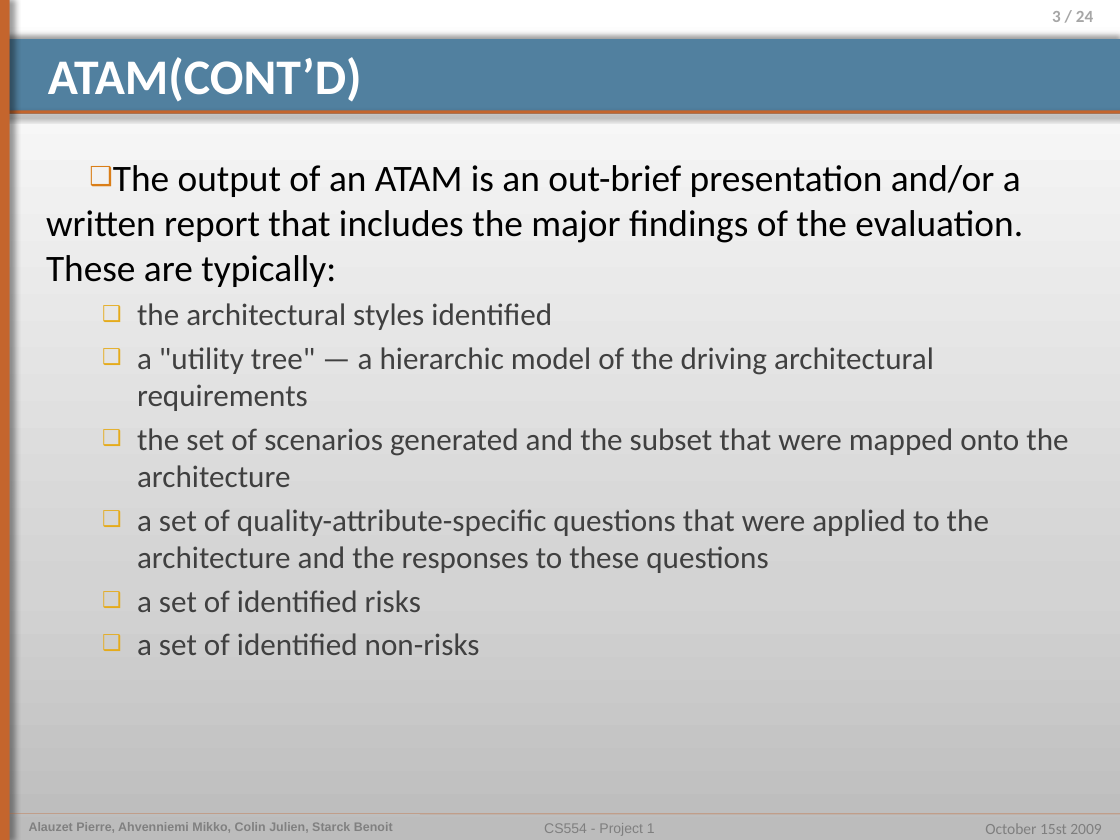
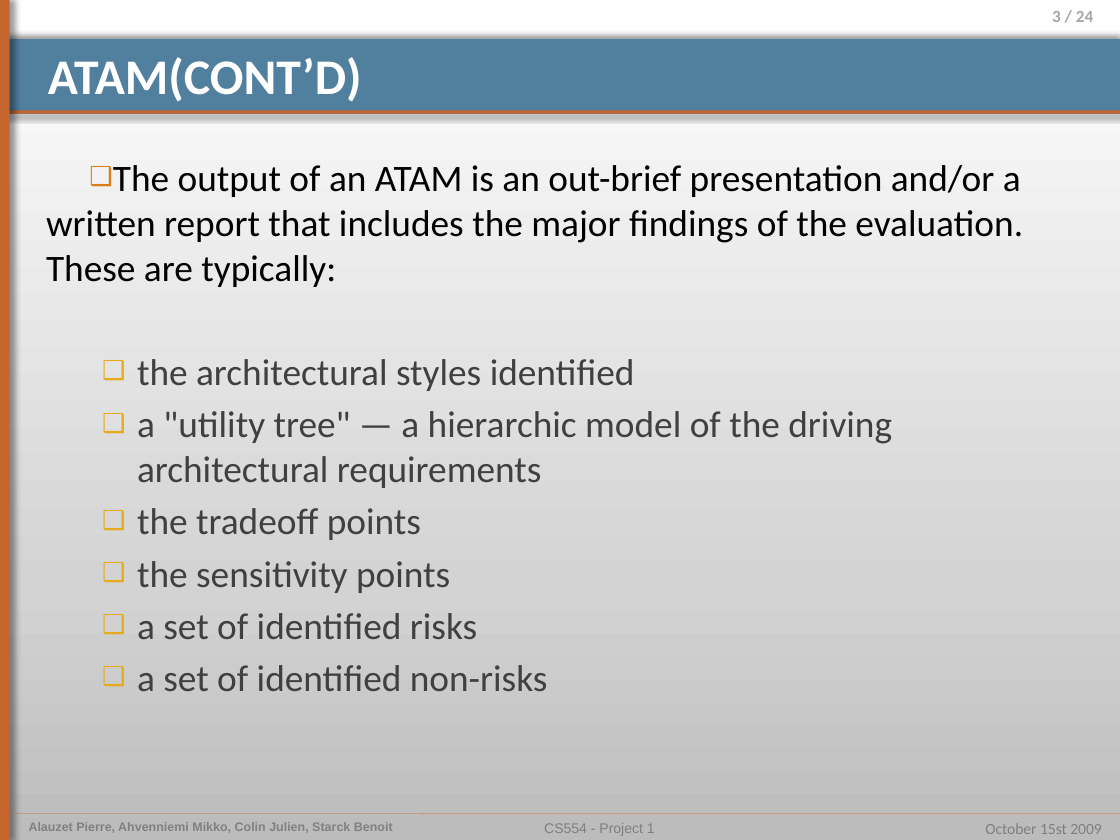
Before and after one commit to pierrealauzet/euroteam, a slide deck: slide 3 of Project 2/Part1/OP4 Ben.pptx. Drawn at 1120x840 pixels with LibreOffice and Linux fonts; fonts in the diff are those of the drawing. Boxes give left, top, right and bottom in pixels: in the first picture for what was removed or moved away, otherwise in the second. Text is boxed around its words. In the diff, an @@ line names an element or a change of style, - is before the commit and + after.

```diff
--- a/Project 2/Part1/OP4 Ben.pptx
+++ b/Project 2/Part1/OP4 Ben.pptx
@@ text at [137,359,892,691]: size 20 to 24 pt in "the architectural styles identified", "a "utility tree" — a hierarchic model ...", "a set of identified risks", "a set of identified non-risks" @@
@@ text at [137,508,450,593]: text changed; size 20 to 24 pt @@
-  ❑ the set of scenarios generated and the subset that were mapped onto the architecture
-  ❑ a set of quality-attribute-specific questions that were applied to the architecture and the responses to these questions
+  ❑ the tradeoff points
+  ❑ the sensitivity points
```
Also in this commit, not shown: 1 other slide changed.
